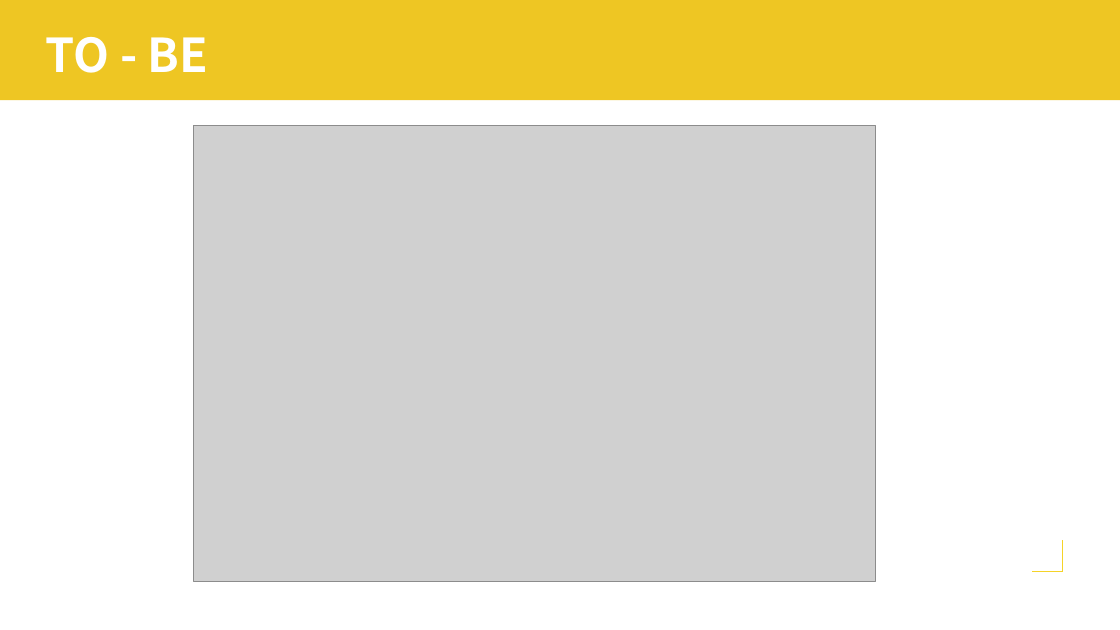
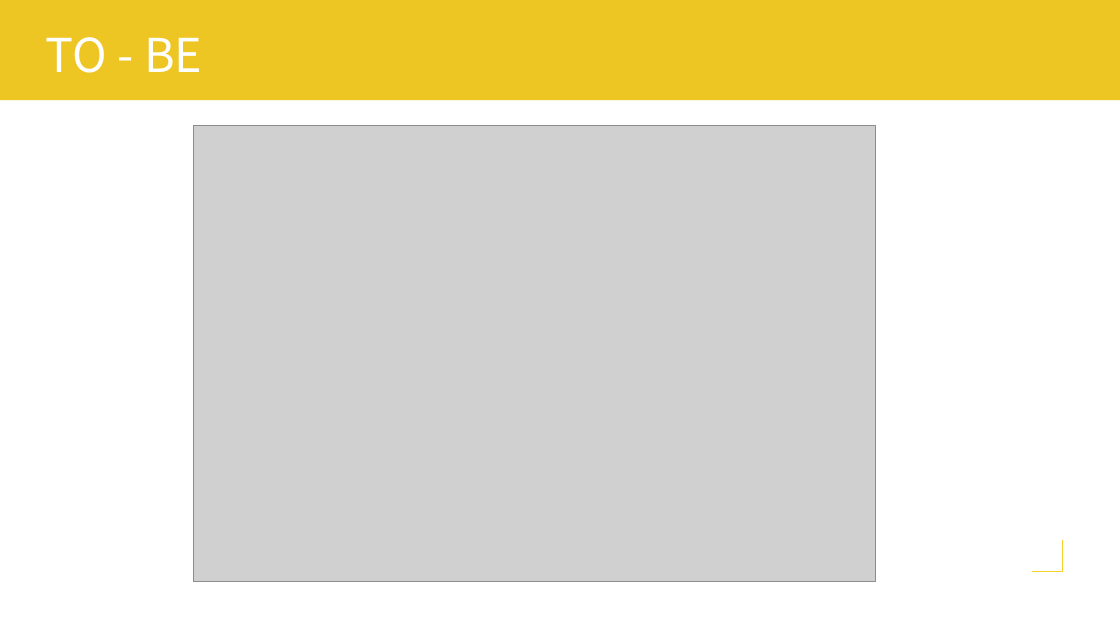
Before and after one commit to naniboy0923/SAP_Project, a slide deck: slide 12 of Document/프로젝트 수행계획서.pptx. Drawn at 1120x630 pixels with LibreOffice and Linux fonts; fonts in the diff are those of the drawing; grey boxes stand for pictures. Boxes give left, top, right and bottom in pixels: in the first picture for what was removed or moved away, otherwise in the second. Text is boxed around its words. In the diff, an @@ line names an element or a change of style, - is before the commit and + after.

```diff
--- a/Document/프로젝트 수행계획서.pptx
+++ b/Document/프로젝트 수행계획서.pptx
@@ text "TO - BE" at (46,37,202,73): bold off @@
```
Also in this commit, not shown: 18 other slides changed, 1 other file.
